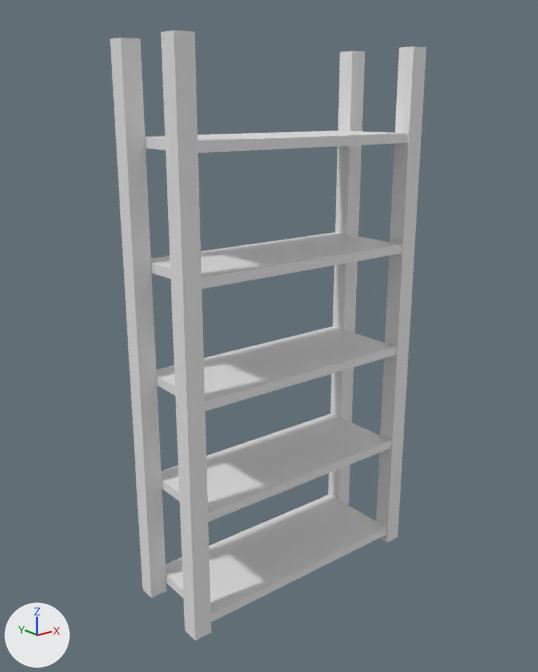
Before and after pictures for a commit that changed the FBX model Assets/Meshes/PROPS/SM_Shelf_02.fbx.
The view is the same before and after, from a 50 mm lens placed at (-1.11, -2.14, 1.72), pointed at (0.47, -0.16, 0.93). The lights are fixed; the arrows at lower left show +X, +Y and +Z.

Objects in the first picture: 'SM_Shelf_02'.
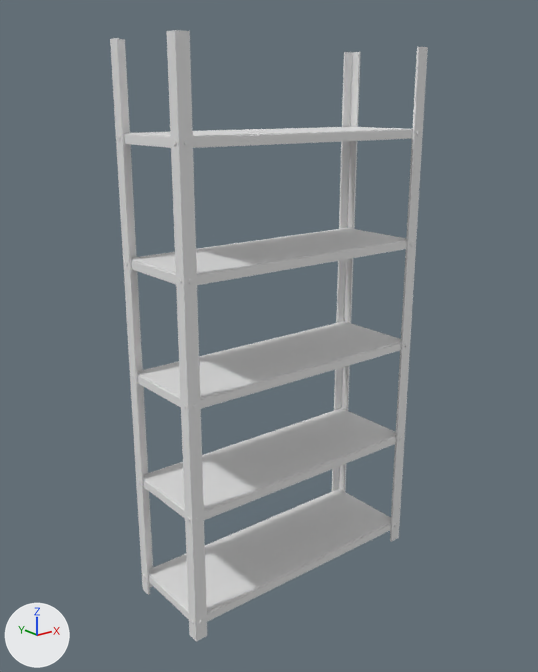
Edits to the bpy script that builds the scene:
```text
Change me_mesh:
    used by ob_sm_shelf_02; location = (0.0, 0.0, 0.0); rotation_euler = (1.571, 0.0, 0.0), in degrees (90, 0, 0)
    remove me_mesh.from_pydata(...)  # 72 vertices, 54 faces; spans x 0.0..1.0, y 0.0..1.9, z 0.0..0.35
    add me_mesh.from_pydata(...)  # 792 vertices, 1228 faces; spans x -0.33..100.33, y 0.0..190.0, z -0.33..36.33
    me_mesh part 1: 8 loose pieces with 64 vertices, spanning x 0.0..1.0, y 0.0..1.9, z 0.0..0.35, are deleted
    me_mesh part 2: 7 vertices removed from x 0.0..0.06, y 0.0..1.9, z 0.0..0.06; 791 vertices added at x -0.33..100.33, y 0.0..190.0, z -0.33..36.33
Change ob_sm_shelf_02:
    ob_sm_shelf_02.scale: (1.0, 1.0, 1.0) -> (0.01, 0.01, 0.01)
```

Location of each change, (x1, y1, x2, y2) in pixels of the pictures (538 x 672 px):
'SM_Shelf_02', reshaped, rescaled: before (110, 30, 426, 641); after (110, 30, 428, 642)
part 1 of me_mesh, deleted: before (145, 30, 426, 641)
part 2 of me_mesh, built on: before (115, 38, 167, 598); after (115, 31, 428, 642)
